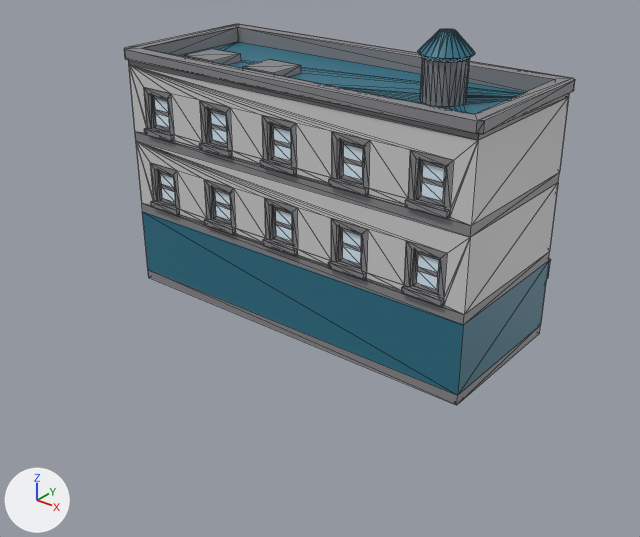
A saved change to the Blender file Assets/Models/office1/office1.blend.
The view is the same before and after, from a camera (50 mm lens) standing at (2.46, -3.27, 2.26) and looking at (-0.01, -0.18, 0.35). Every picture has the same lights, and +X, +Y and +Z are marked at lower left. Mesh edges are drawn as thin lines.

Before the edit, the objects in view are built like this:
```python
me_id13_001 = bpy.data.meshes.new('ID13.001')
me_id13_001.from_pydata(...)  # 2013 vertices, 1388 faces; spans x -1.11..0.93, y -0.39..0.45, z 0.04..1.54
me_id13_001.materials.append(mat_office1)  # picture img_office1
ob_office1 = bpy.data.objects.new('office1', me_id13_001)
ob_office1.location = (0.0, 0.0, 0.0)
```
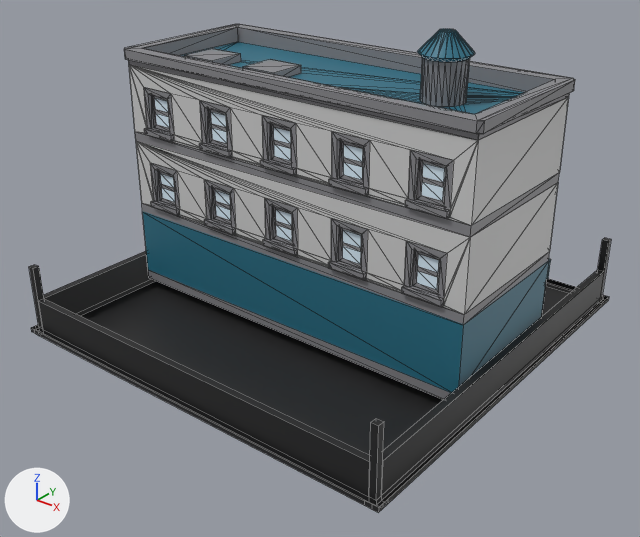
Changed parts and their boxes (x1, y1, x2, y2) in the pictures (640 x 537 px):
'office1', reshaped (29% wider, 28% taller)
    before: (124, 24, 575, 405)
    after: (29, 24, 611, 513)
part 1 of me_id13_001, added (black)
    after: (29, 238, 611, 513)

What changed in the scene script:
```text
Change me_id13_001:
    used by ob_office1; location = (0.0, 0.0, 0.0)
    remove me_id13_001.from_pydata(...)  # 2013 vertices, 1388 faces; spans x -1.11..0.93, y -0.39..0.45, z 0.04..1.54
    add me_id13_001.from_pydata(...)  # 2111 vertices, 1477 faces; spans x -1.19..1.0, y -1.09..1.09, z -0.02..1.54
    me_id13_001 part 1: a new loose piece of 98 vertices spanning x -1.19..1.0, y -1.09..1.09, z -0.02..0.34, in mat_office1 (picture img_office1)
```
